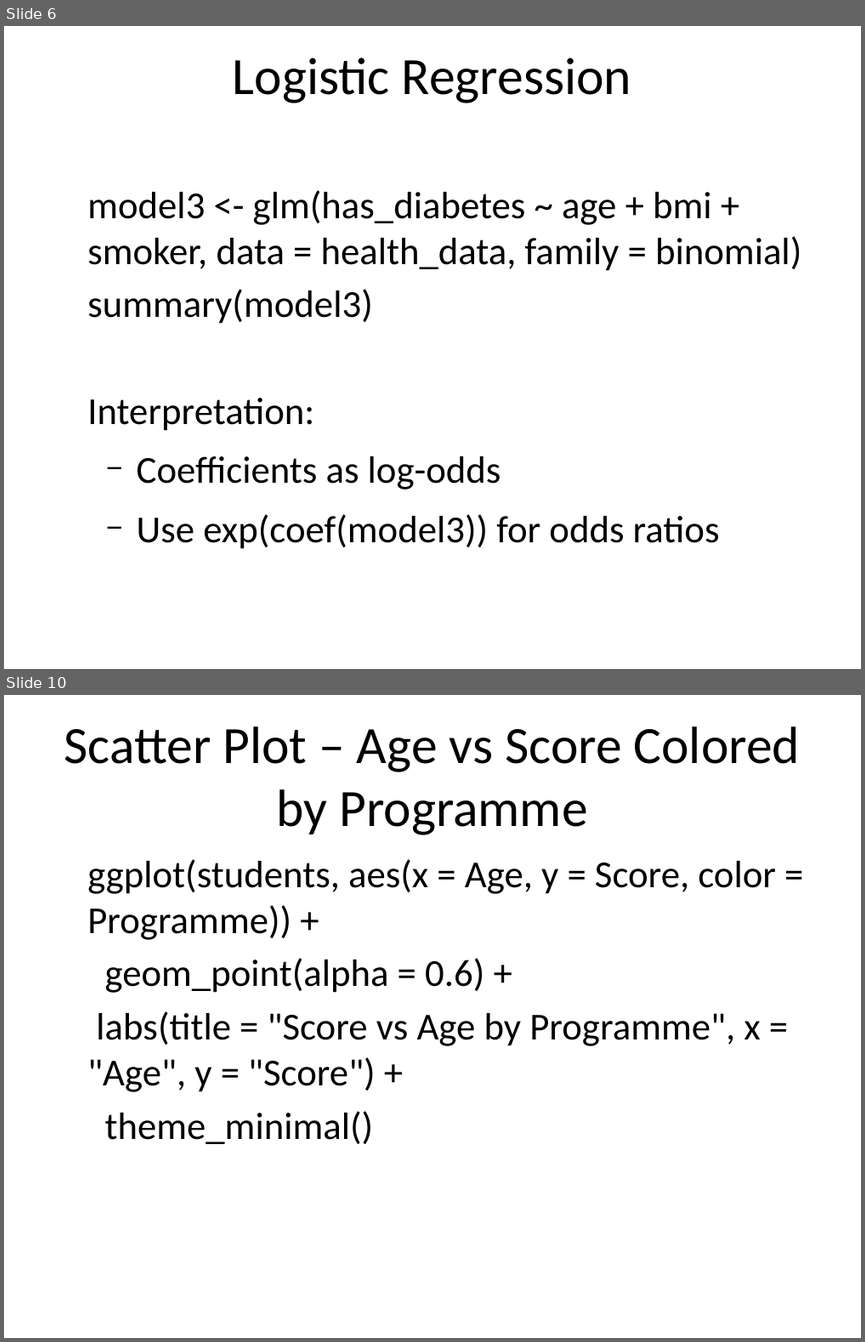
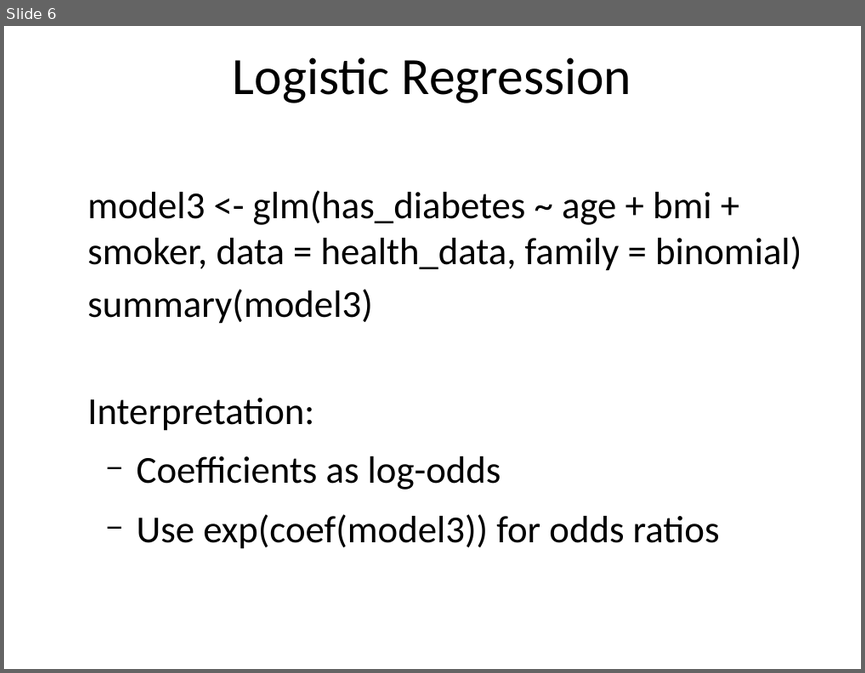
Before and after one commit to lacksinho/r-training-intro-visualization, a slide deck: Statistical-Modeling-and-Regression.pptx. Shown one above the other, each under a label of ours: slides 6 and 10 before the commit, slide 6 after it; the slides between them are not shown. The pictures are 865x1342 and 865x673 pixels, drawn with LibreOffice and Linux fonts; fonts in the diff are those of the drawing. Boxes give left, top, right and bottom in pixels: in the first picture for what was removed or moved away, otherwise in the second. Text is boxed around its words. In the diff, an @@ line names an element or a change of style, - is before the commit and + after.

```diff
--- a/Statistical-Modeling-and-Regression.pptx
+++ b/Statistical-Modeling-and-Regression.pptx
@@ slide 10 removed at <box>4,695,861,1338</box>, background #FFFFFF @@
@@ title removed at <box>64,726,800,835</box> @@
-Scatter Plot – Age vs Score Colored by Programme
@@ text removed at <box>87,859,776,1144</box> @@
-ggplot(students, aes(x = Age, y = Score, color = Programme)) +
-geom_point(alpha = 0.6) +
-labs(title = "Score vs Age by Programme", x = "Age", y = "Score") +
-theme_minimal()
```
Also in this commit, not shown: 1 slide changed, 5 other slides removed, 5 other files.
